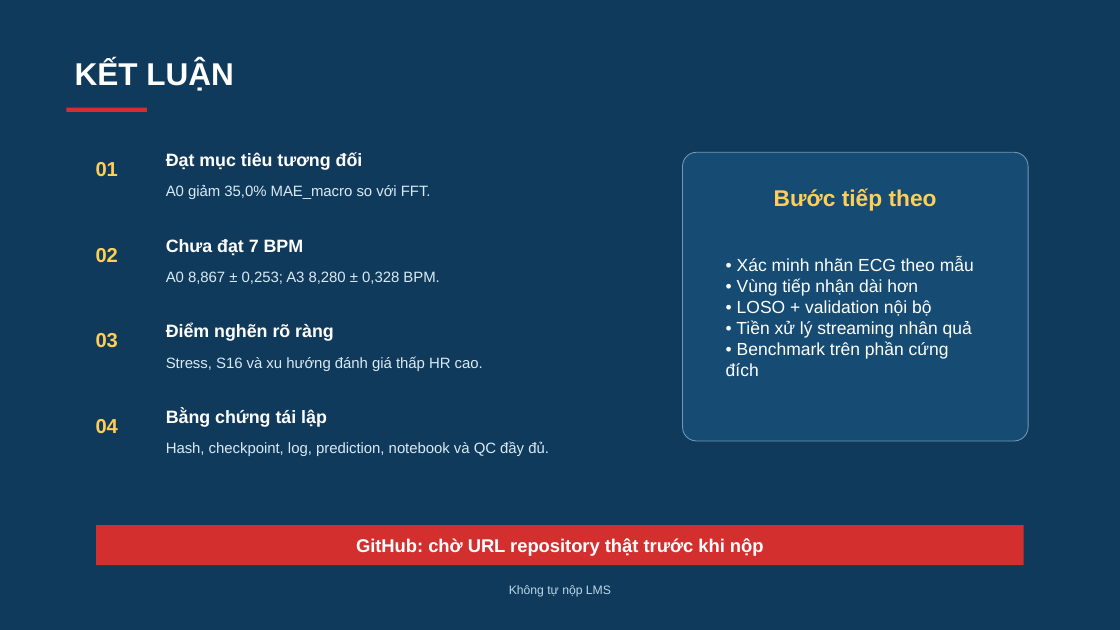
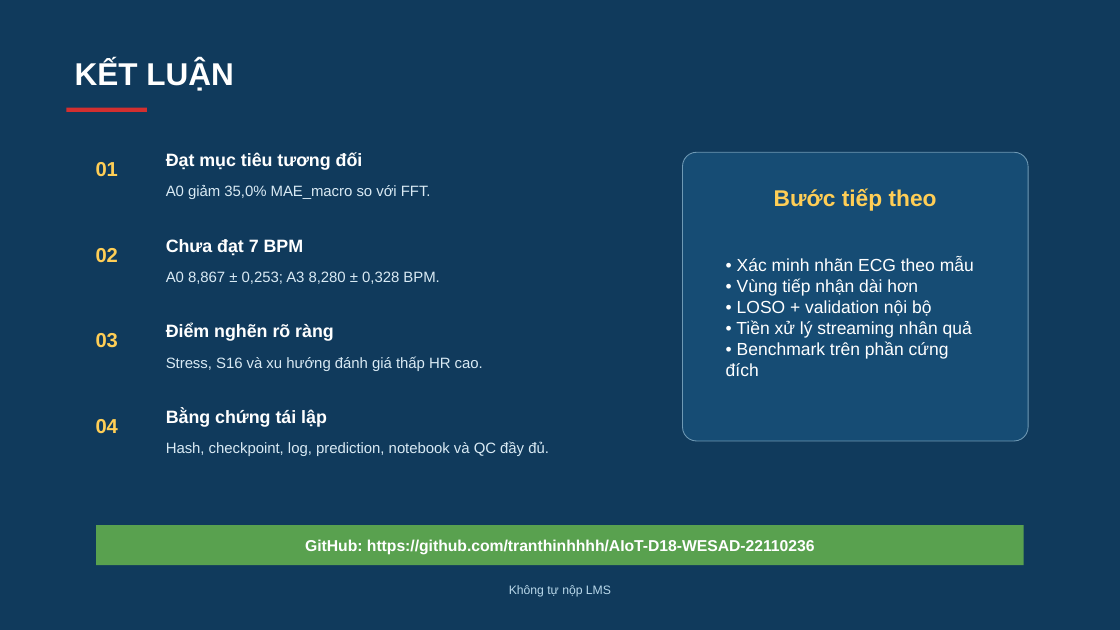
Before and after one commit to tranthinhhhh/AIoT-D18-WESAD-22110236, a slide deck: slide 11 of submission/TranTienThinh_final.pptx. Drawn at 1120x630 pixels with LibreOffice and Linux fonts; fonts in the diff are those of the drawing. Boxes give left, top, right and bottom in pixels: in the first picture for what was removed or moved away, otherwise in the second. Text is boxed around its words. In the diff, an @@ line names an element or a change of style, - is before the commit and + after.

```diff
--- a/submission/TranTienThinh_final.pptx
+++ b/submission/TranTienThinh_final.pptx
@@ rectangle "GitHub: https://github.com/tranthinhhhh/AIoT-D18-WESAD-22110 ..." at (x1=97, y1=525, x2=1024, y2=565): fill #D32F2F to #59A14F @@
@@ text in rectangle at (x1=305, y1=539, x2=815, y2=555): text changed; size 15.8 to 13.5 pt @@
-GitHub: chờ URL repository thật trước khi nộp
+GitHub: https://github.com/tranthinhhhh/AIoT-D18-WESAD-22110236
```
Also in this commit, not shown: 13 other files.
